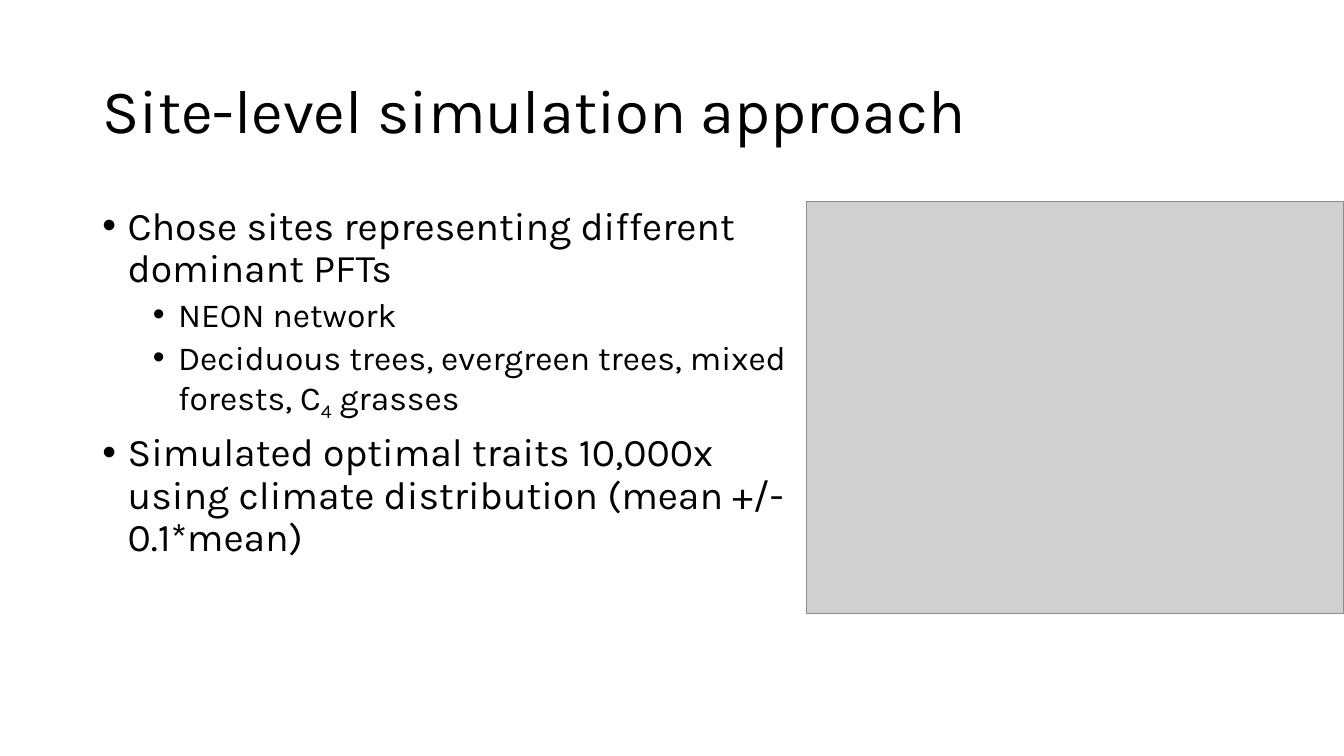
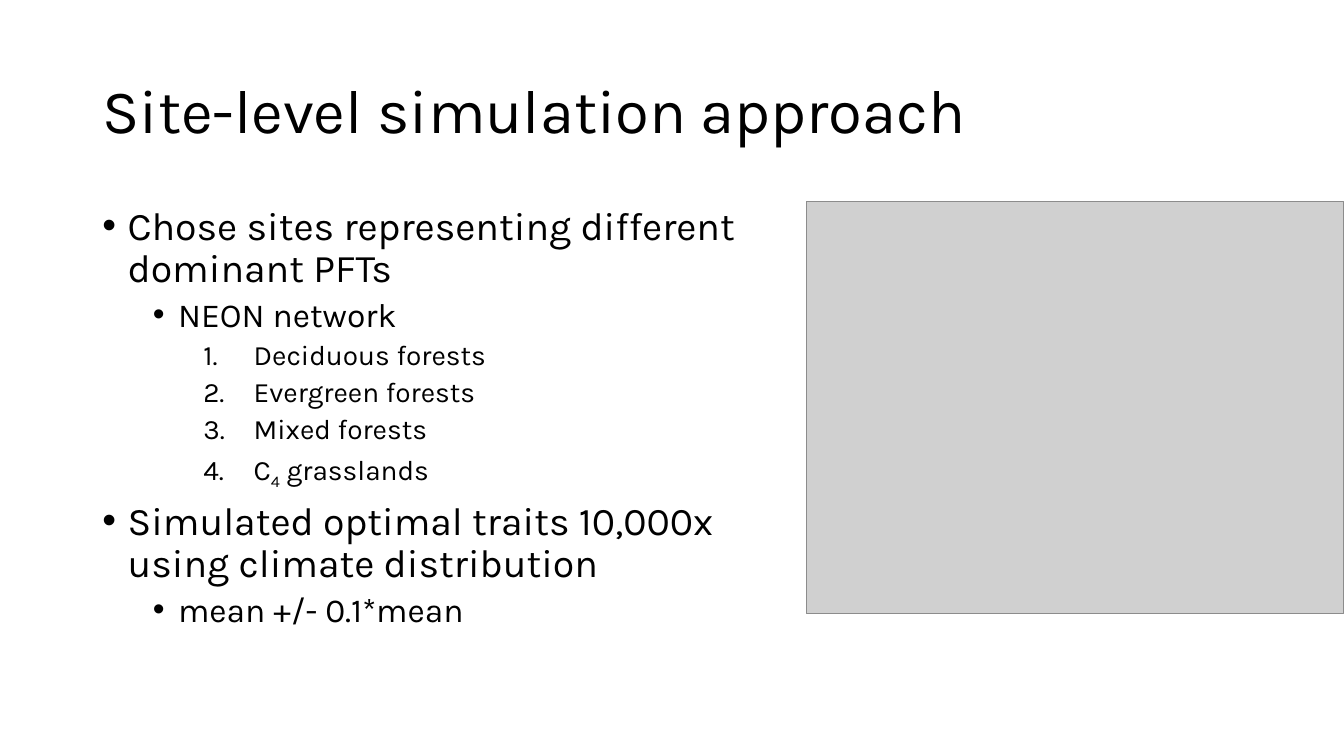
Before and after one commit to SmithEcophysLab/esa_2026, a slide deck: slide 27 of src/esa2026_optphoto_smith.pptx (slide 26 before the commit). Drawn at 1344x756 pixels with LibreOffice and Linux fonts; fonts in the diff are those of the drawing; grey boxes stand for pictures. Boxes give left, top, right and bottom in pixels: in the first picture for what was removed or moved away, otherwise in the second. Text is boxed around its words. In the diff, an @@ line names an element or a change of style, - is before the commit and + after.

Commit message:
final slide update

```diff
--- a/src/esa2026_optphoto_smith.pptx
+++ b/src/esa2026_optphoto_smith.pptx
@@ text at (128, 345, 713, 623): text changed; size 28 to 20 pt @@
-  • Deciduous trees, evergreen trees, mixed forests, C4 grasses
-• Simulated optimal traits 10,000x using climate distribution (mean +/- 0.1*mean)
+    1. Deciduous forests
+    2. Evergreen forests
+    3. Mixed forests
+    4. C4 grasslands
+• Simulated optimal traits 10,000x using climate distribution
+  • mean +/- 0.1*mean
```
Also in this commit, not shown: 5 other slides changed, 4 slides added, 1 slide removed, 1 other file.
